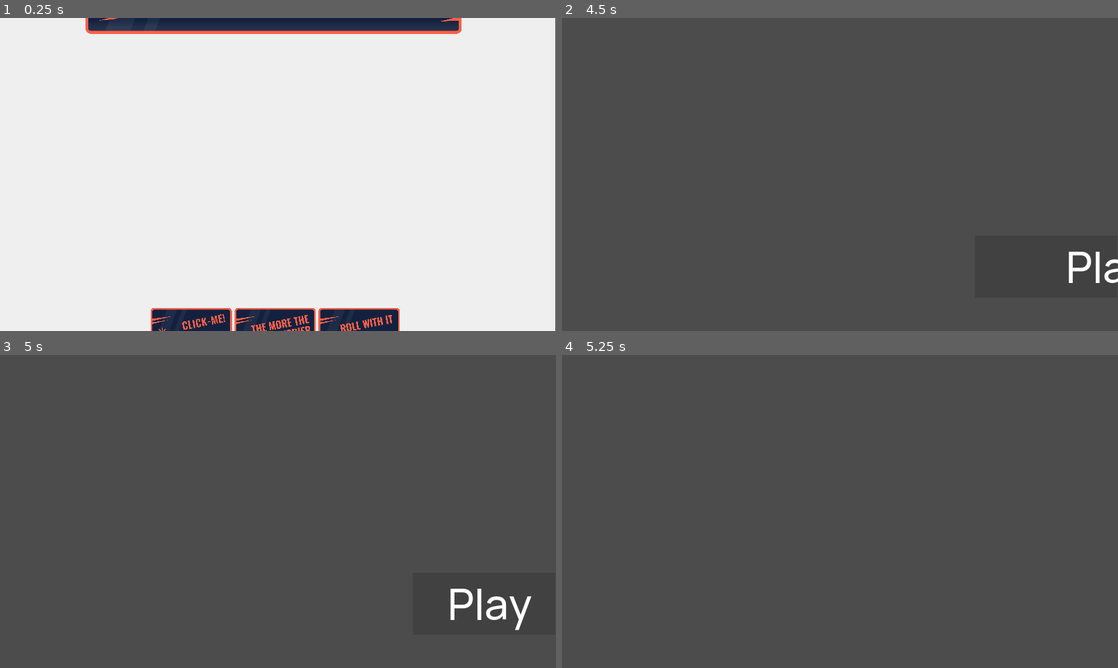
Above: before the commit, frames 1-4 (two rows, left to right).
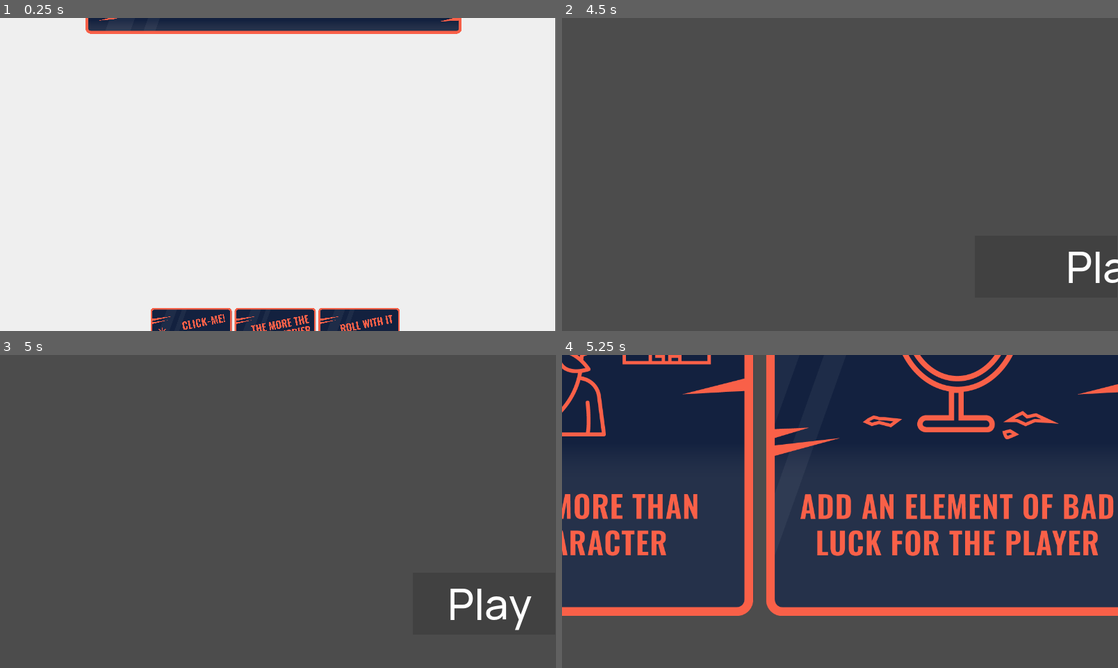
Above: after the commit, the same moments.

Repository: A-Sandwich/Godot-Wild-Jam-44-Fragile
Game: Godot game, scene res://SplashScreen/SplashScreen.tscn
Two runs of this game, one before a commit and one after it. Both use one fixed random seed, a clock stepped at 60 frames per second and the inputs below.
Inputs (mouse positions are in pixels of both pictures, inside the frame that each line leads up to):
- Up to frame 1 (0.25 s): no input
- Up to frame 2 (4.5 s): tap Enter (ui_accept) at 0.5, 0.6, 0.77, 1.07, 1.25, 1.35, 1.52, 1.82, 2, 2.1, 2.75, 2.85, 3.02, 3.32, 3.6, 3.77, 4.07, 4.35 s
- Up to frame 3 (5 s): tap Enter (ui_accept) at 4.52, 4.82 s
- Up to frame 4 (5.25 s): click (1062, 602) at 5 s

Frames 1-3 are identical in both runs. In frame 4, 81% of the frame differs, in the area x 0-100%, y 0-84%.

Commit message:
shatter example

Diff:
--- a/Levels/Level00.tscn
+++ b/Levels/Level00.tscn
@@ -1,3 +1,13 @@
-[gd_scene format=2]
+[gd_scene load_steps=4 format=2]
+
+[ext_resource path="res://Levels/Sprite.gd" type="Script" id=1]
+[ext_resource path="res://Assets/Images/GWJ/43-All-Cards.png" type="Texture" id=2]
+[ext_resource path="res://Libs/ShardEmitter.tscn" type="PackedScene" id=3]
 
 [node name="Level00" type="Node2D"]
+
+[node name="Sprite" type="Sprite" parent="."]
+texture = ExtResource( 2 )
+script = ExtResource( 1 )
+
+[node name="ShardEmitter" parent="Sprite" instance=ExtResource( 3 )]
--- /dev/null
+++ b/Levels/Sprite.gd
@@ -0,0 +1,9 @@
+extends Sprite
+
+
+func _ready():
+	pass
+
+func _process(delta):
+	if Input.is_action_just_pressed("ui_accept"):
+		$ShardEmitter.shatter()
--- /dev/null
+++ b/Libs/Shard.tscn
@@ -0,0 +1,9 @@
+[gd_scene format=2]
+
+[node name="Shard" type="RigidBody2D"]
+sleeping = true
+
+[node name="Polygon2D" type="Polygon2D" parent="."]
+
+[node name="CollisionPolygon2D" type="CollisionPolygon2D" parent="."]
+disabled = true
--- /dev/null
+++ b/Libs/ShardEmitter.gd
@@ -0,0 +1,101 @@
+extends Node2D
+"""
+Shard Emitter
+CREDIT: https://www.reddit.com/r/godot/comments/nimkqg/how_to_break_a_2d_sprite_in_a_cool_and_easy_way/
+u/twinpixelriot
+"""
+export(int, 200) var nbr_of_shards = 20 #sets the number of break points
+export(float) var threshhold = 10.0 #prevents slim triangles being created at the sprite edges
+export(float) var min_impulse = 50.0 #impuls of the shards upon breaking
+export(float) var max_impulse = 200.0
+export(float) var lifetime = 5.0 #lifetime of the shards
+export var display_triangles = false #debugging: display sprite triangulation
+
+const SHARD = preload("res://Libs/Shard.tscn")
+
+var triangles = []
+var shards = []
+
+func _ready() -> void:
+	if get_parent() is Sprite:
+		var _rect = get_parent().get_rect()
+		var points = []
+		#add outer frame points
+		points.append(_rect.position)
+		points.append(_rect.position + Vector2(_rect.size.x, 0))
+		points.append(_rect.position + Vector2(0, _rect.size.y))
+		points.append(_rect.end)
+
+		#add random break points
+		for i in nbr_of_shards:
+			var p = _rect.position + Vector2(rand_range(0, _rect.size.x), rand_range(0, _rect.size.y))
+			#move outer points onto rectangle edges
+			if p.x < _rect.position.x + threshhold:
+				p.x = _rect.position.x
+			elif p.x > _rect.end.x - threshhold:
+				p.x = _rect.end.x
+			if p.y < _rect.position.y + threshhold:
+				p.y = _rect.position.y
+			elif p.y > _rect.end.y - threshhold:
+				p.y = _rect.end.y
+			points.append(p)
+
+		#calculate triangles
+		var delaunay = Geometry.triangulate_delaunay_2d(points)
+		for i in range(0, delaunay.size(), 3):
+			triangles.append([points[delaunay[i + 2]], points[delaunay[i + 1]], points[delaunay[i]]])
+
+		#create RigidBody2D shards
+		var texture = get_parent().texture
+		for t in triangles:
+			var center = Vector2((t[0].x + t[1].x + t[2].x)/3.0,(t[0].y + t[1].y + t[2].y)/3.0)
+
+			var shard = SHARD.instance()
+			shard.position = center
+			shard.hide()
+			shards.append(shard)
+
+			#setup polygons & collision shapes
+			shard.get_node("Polygon2D").texture = texture
+			shard.get_node("Polygon2D").polygon = t
+			shard.get_node("Polygon2D").position = -center
+
+			#shrink polygon so that the collision shapes don't overlapp
+			var shrunk_triangles = Geometry.offset_polygon_2d(t, -2)
+			if shrunk_triangles.size() > 0:
+				shard.get_node("CollisionPolygon2D").polygon = shrunk_triangles[0]
+			else:
+				shard.get_node("CollisionPolygon2D").polygon = t
+			shard.get_node("CollisionPolygon2D").position = -center
+
+		update()
+		call_deferred("add_shards")
+
+
+func add_shards() -> void:
+	for s in shards:
+		get_parent().add_child(s)
+
+
+func shatter() -> void:
+	randomize()
+	get_parent().self_modulate.a = 0
+	for s in shards:
+		var direction = Vector2.UP.rotated(rand_range(0, 2*PI))
+		var impulse = rand_range(min_impulse, max_impulse)
+		s.apply_central_impulse(direction * impulse)
+		s.get_node("CollisionPolygon2D").disabled = false
+		s.show()
+	$DeleteTimer.start(lifetime)
+
+
+func _on_DeleteTimer_timeout() -> void:
+	get_parent().queue_free()
+
+
+func _draw() -> void:
+	if display_triangles:
+		for i in triangles:
+			draw_line(i[0], i[1], Color.white, 1)
+			draw_line(i[1], i[2], Color.white, 1)
+			draw_line(i[2], i[0], Color.white, 1)
--- /dev/null
+++ b/Libs/ShardEmitter.tscn
@@ -0,0 +1,10 @@
+[gd_scene load_steps=2 format=2]
+
+[ext_resource path="res://Libs/ShardEmitter.gd" type="Script" id=1]
+
+[node name="ShardEmitter" type="Node2D"]
+script = ExtResource( 1 )
+
+[node name="DeleteTimer" type="Timer" parent="."]
+
+[connection signal="timeout" from="DeleteTimer" to="." method="_on_DeleteTimer_timeout"]
--- a/project.godot
+++ b/project.godot
@@ -10,9 +10,13 @@
 
 [application]
 
-config/name="Game-Jam-Template"
+config/name="Fragile"
 run/main_scene="res://SplashScreen/SplashScreen.tscn"
 config/icon="res://icon.png"
+
+[autoload]
+
+ShardEmitter="*res://Libs/ShardEmitter.tscn"
 
 [display]
 
